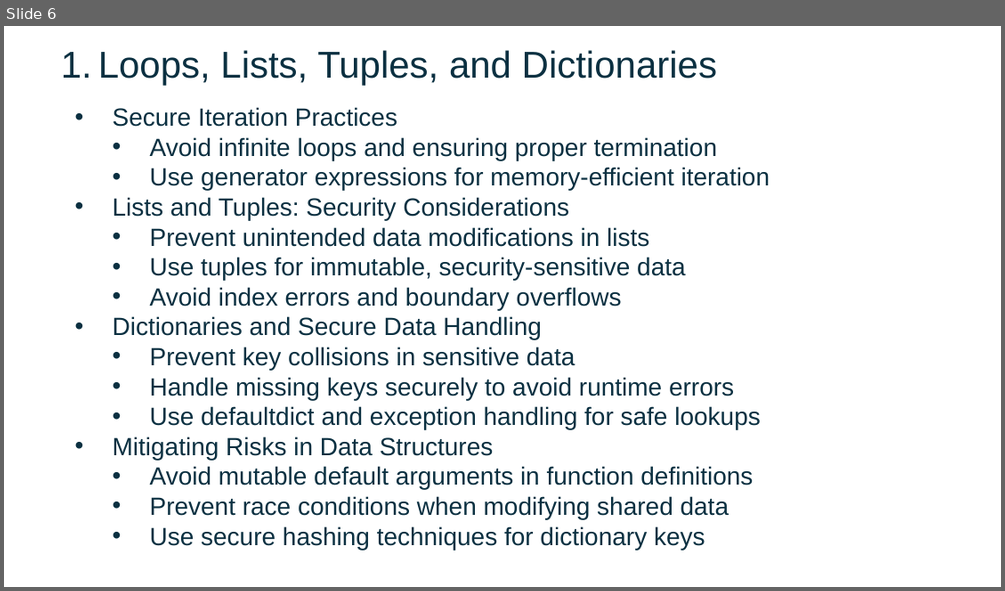
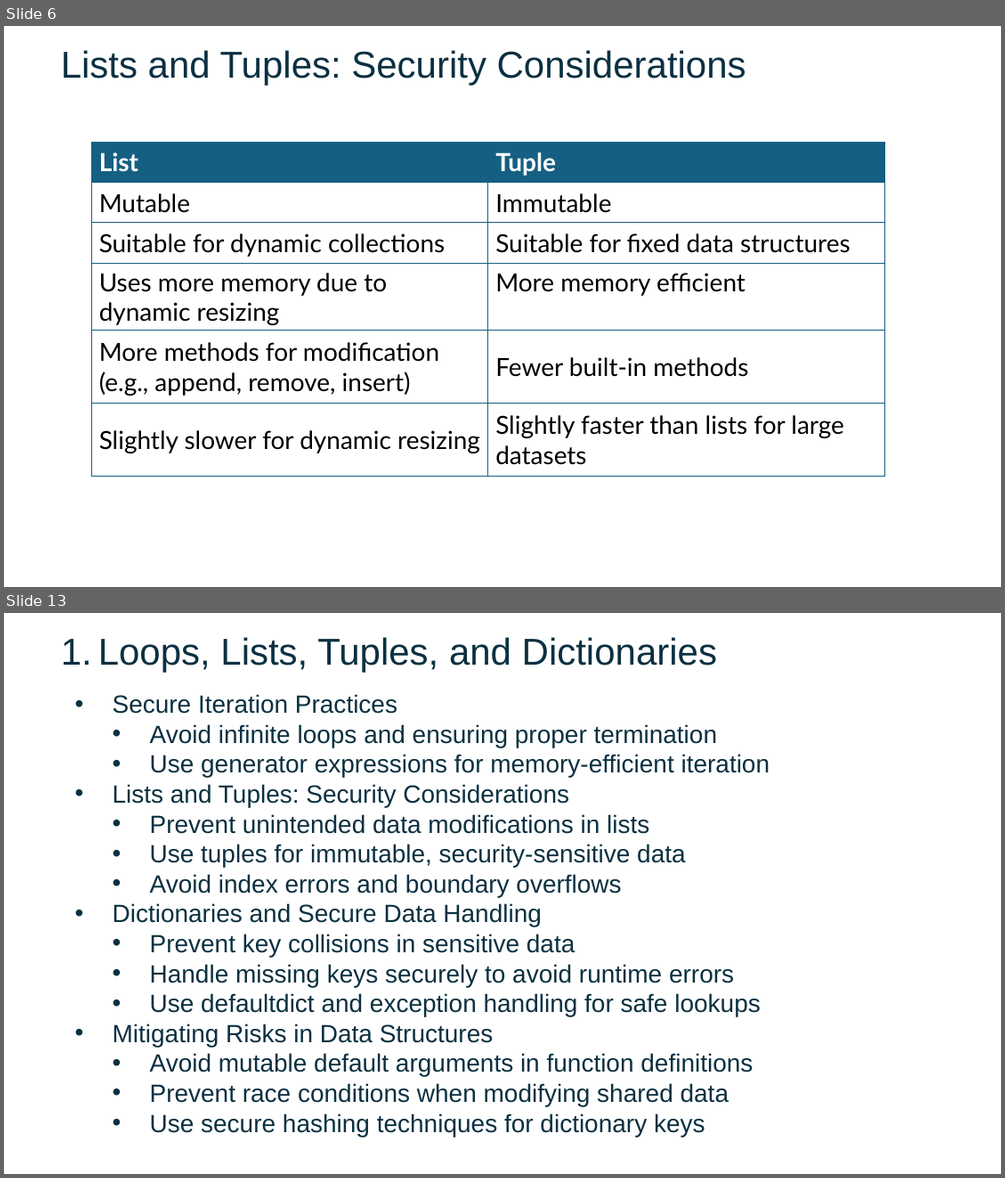
Before and after one commit to FSCJ-FacultyDev/SWC-Columbus-2025, a slide deck: Slides-Day2.pptx. Shown one above the other, each under a label of ours: slide 6 before the commit, slides 6 and 13 after it; the slides between them are not shown. The pictures are 1005x591 and 1005x1178 pixels, drawn with LibreOffice and Linux fonts; fonts in the diff are those of the drawing; background and template pictures are left out. Boxes give left, top, right and bottom in pixels: in the first picture for what was removed or moved away, otherwise in the second. Text is boxed around its words. In the diff, an @@ line names an element or a change of style, - is before the commit and + after.

```diff
--- a/Slides-Day2.pptx
+++ b/Slides-Day2.pptx
@@ slide 6 added at (x1=4, y1=26, x2=1001, y2=587), background picture (left out) @@
@@ text added at (x1=61, y1=50, x2=746, y2=86), 36 pt, text #0B3041 @@
+Lists and Tuples: Security Considerations
@@ table added at (x1=91, y1=142, x2=884, y2=476), 6 rows, 2 columns @@
+List | Tuple
+Mutable | Immutable
+Suitable for dynamic collections | Suitable for fixed data structures
+Uses more memory due to dynamic resizing | More memory efficient
+More methods for modification (e.g., append, remove, insert) | Fewer built-in methods
+Slightly slower for dynamic resizing | Slightly faster than lists for large datasets
@@ what was slide 6 is now slide 13 @@
```
Also in this commit, not shown: 5 slides changed, 6 other slides added.
